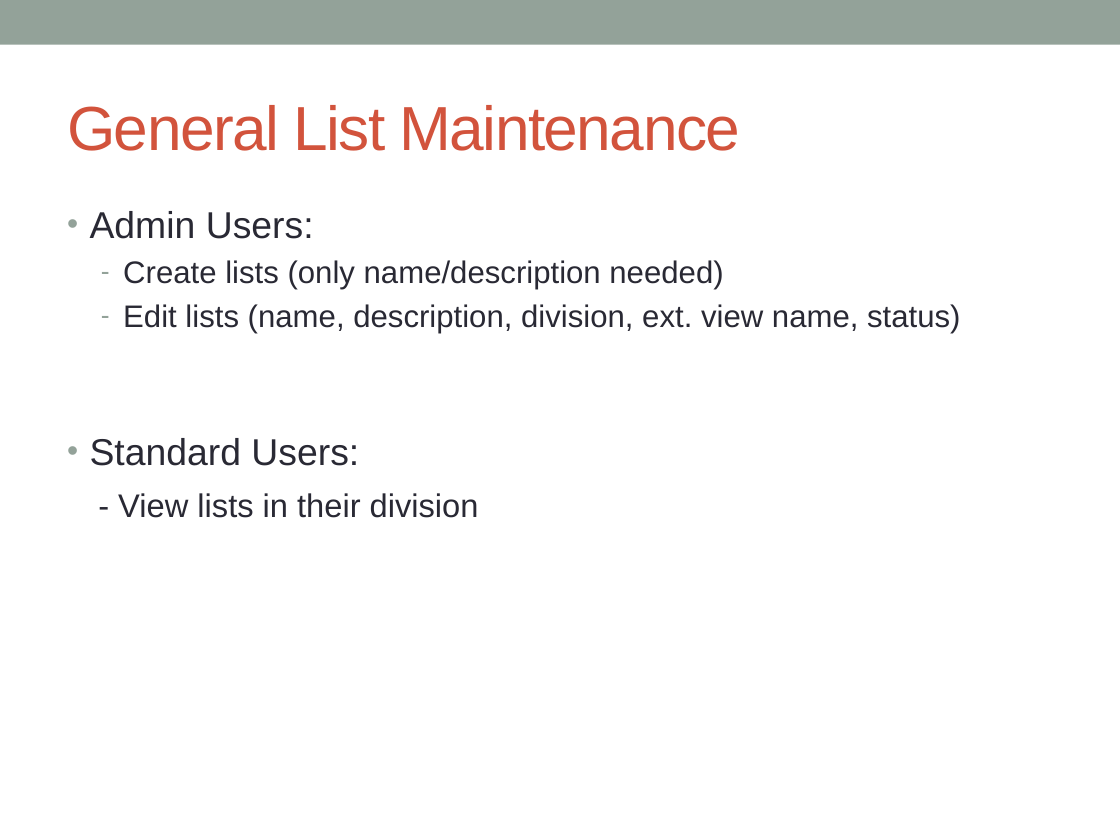
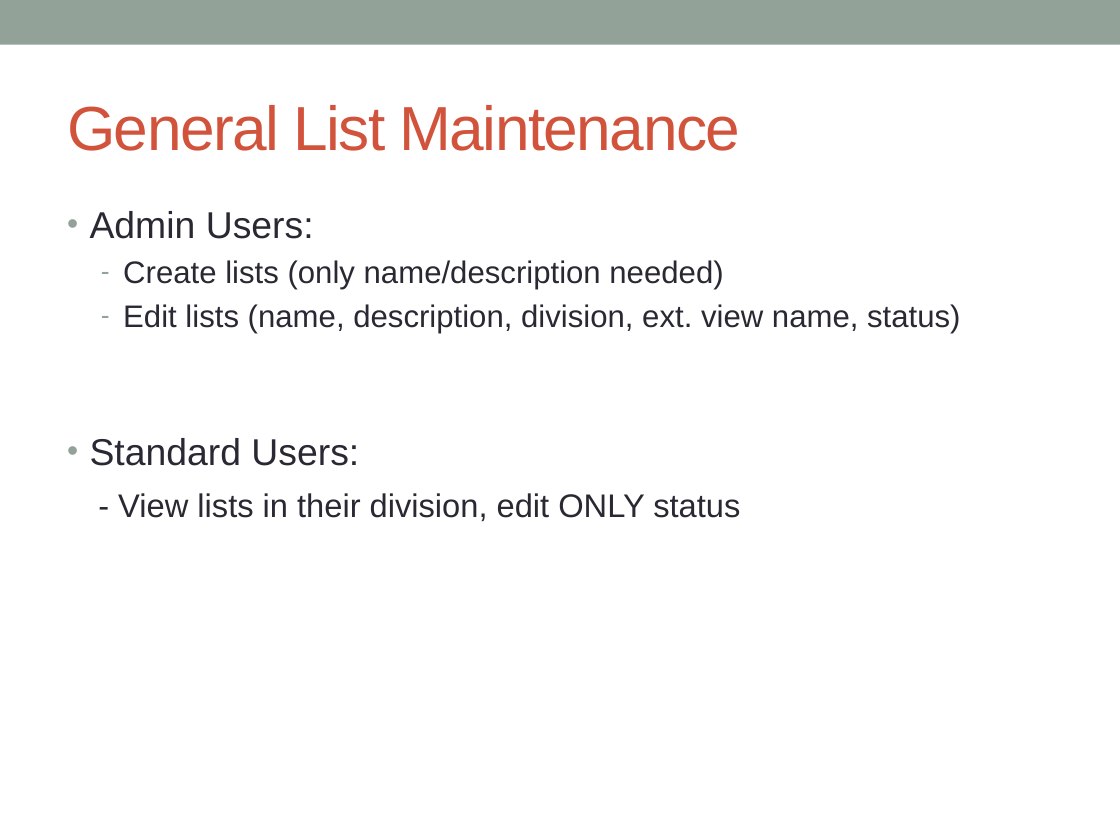
Before and after one commit to cschwendiman/cs347project, a slide deck: slide 4 of project_presentation.pptx. Drawn at 1120x840 pixels with LibreOffice and Linux fonts; fonts in the diff are those of the drawing. Boxes give left, top, right and bottom in pixels: in the first picture for what was removed or moved away, otherwise in the second. Text is boxed around its words. In the diff, an @@ line names an element or a change of style, - is before the commit and + after.

```diff
--- a/project_presentation.pptx
+++ b/project_presentation.pptx
@@ text at box(118, 493, 740, 521): text changed @@
-- View lists in their division
+- View lists in their division, edit ONLY status
```
Also in this commit, not shown: 1 other slide changed, 1 slide removed.
